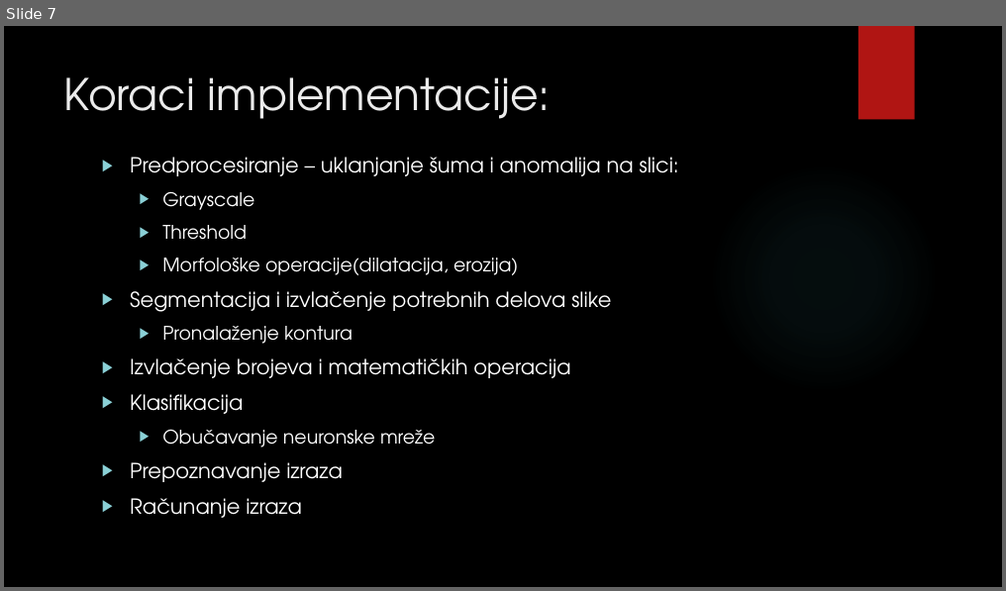
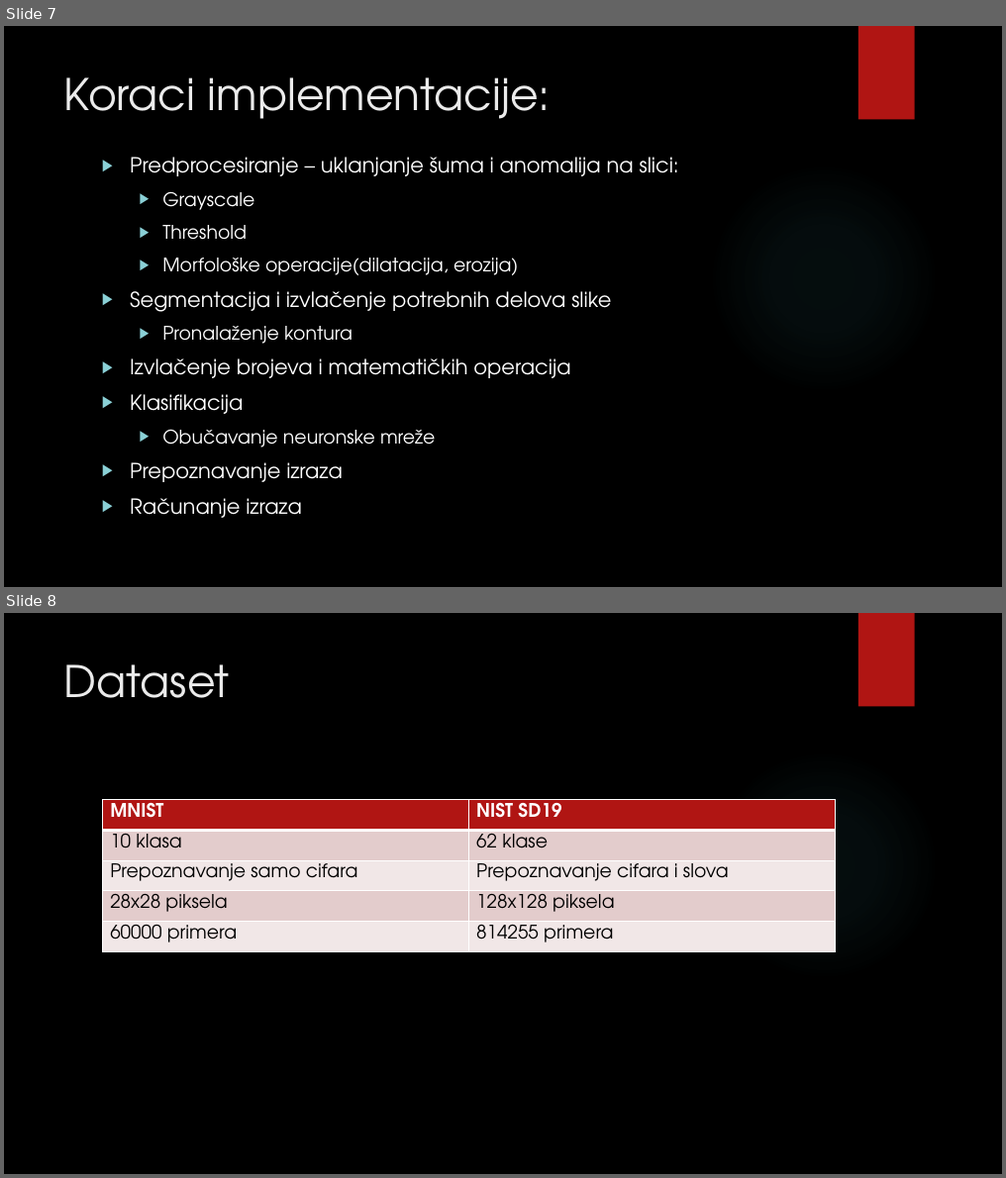
Before and after one commit to davor193/Photo-Calculator, a slide deck: photo_calculator.pptx. Shown one above the other, each under a label of ours: slide 7 before the commit, slides 7 and 8 after it. The pictures are 1006x591 and 1006x1178 pixels, drawn with LibreOffice and Linux fonts; fonts in the diff are those of the drawing; background and template pictures are left out. Boxes give left, top, right and bottom in pixels: in the first picture for what was removed or moved away, otherwise in the second. Text is boxed around its words. In the diff, an @@ line names an element or a change of style, - is before the commit and + after.

```diff
--- a/photo_calculator.pptx
+++ b/photo_calculator.pptx
@@ slide 8 added at box(4, 613, 1002, 1174), background picture (left out); not listed: 2 template elements that a slide beside it also shows @@
@@ title added at box(64, 664, 230, 698), 42 pt, text #EBEBEB @@
+Dataset
@@ table added at box(103, 800, 835, 953), 5 rows, 2 columns @@
+MNIST | NIST SD19
+10 klasa | 62 klase
+Prepoznavanje samo cifara | Prepoznavanje cifara i slova
+28x28 piksela | 128x128 piksela
+60000 primera | 814255 primera
```
Also in this commit, not shown: 1 slide changed, 2 other slides added.
